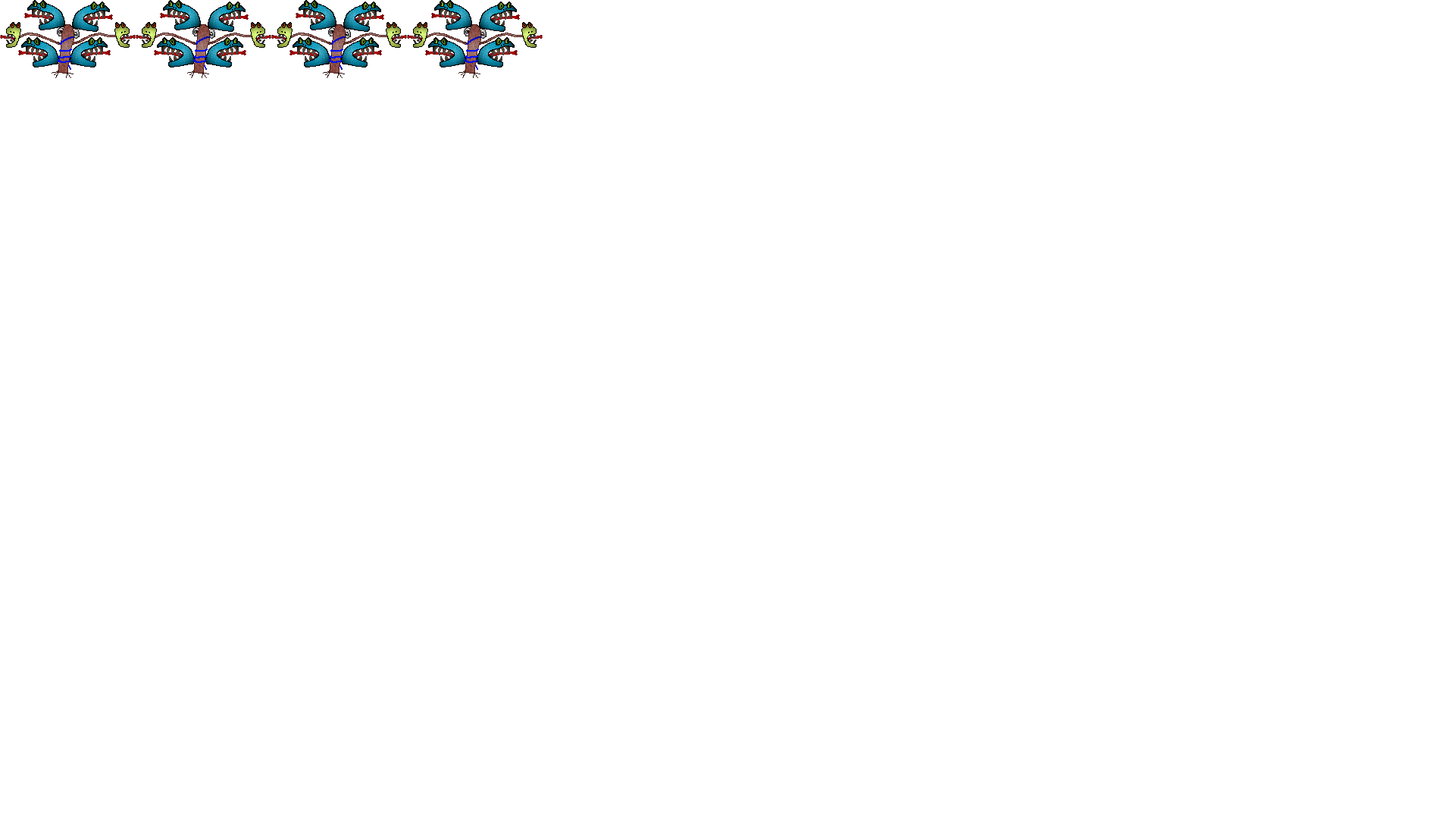
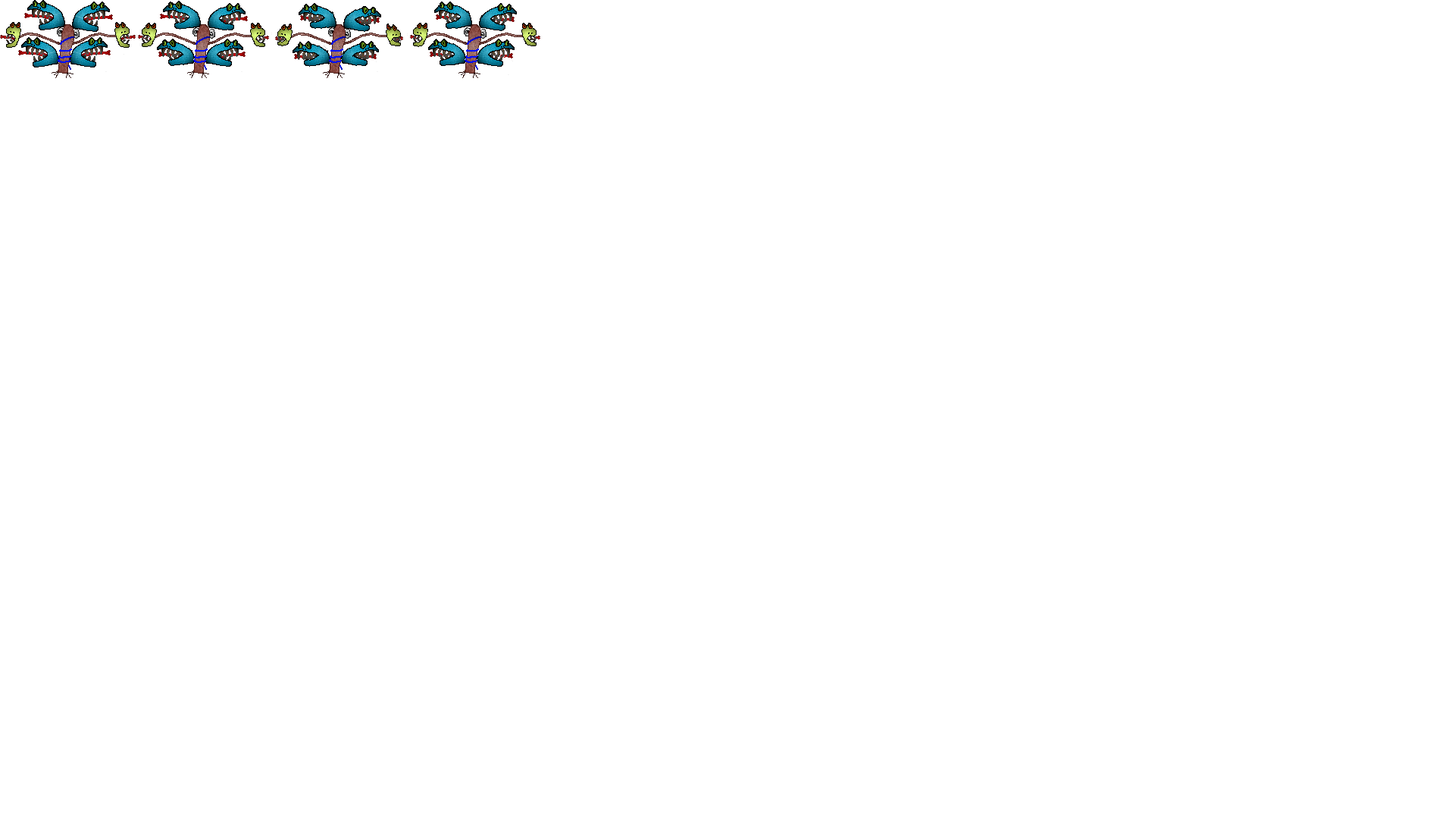
Layered file, before and after one edit (1455x819). Changes by layer:
added group "Right Head #1" with 3 layers in group "Arms copy" over (115, 21, 541, 55)
added layer "Top Half #5" in group "Right Head #1" over (115, 21, 538, 42)
renamed "Right Head" to "Bottom Half #5", moved it into group "Right Head #1", painted on it over (115, 21, 543, 48)
added layer "Tongue #2" in group "Right Head #1" over (119, 34, 541, 55)
added group "Left Head #1" with 3 layers in group "Arms copy" over (0, 21, 428, 48)
added layer "Top Half #4" in group "Left Head #1" over (6, 21, 428, 42)
renamed "Left Head" to "Bottom Half #4", moved it into group "Left Head #1", painted on it over (0, 21, 428, 48)
added group "Lower Right" with 3 layers in group "Heads" over (72, 37, 515, 76)
added layer "Top Half #3" in group "Lower Right" over (72, 37, 515, 60)
renamed "Head Lower Right" to "Bottom Half #3", moved it into group "Lower Right", painted on it over (72, 37, 518, 68)
added layer "Head Lower Right Tongue" in group "Lower Right" over (81, 50, 514, 76)
added group "Lower Left" with 3 layers in group "Heads" over (18, 37, 467, 68)
added layer "Top Half #2" in group "Lower Left" over (25, 37, 464, 60)
renamed "Head Lower Left" to "Bottom Half #2", moved it into group "Lower Left", painted on it over (18, 37, 467, 68)
added layer "Head Lower Left Tongue" in group "Lower Left" over (25, 49, 460, 63)
added group "Upper Right" with 3 layers in group "Heads" over (74, 1, 517, 32)
added layer "Top Half #1" in group "Upper Right" over (74, 1, 517, 25)
renamed "Head Upper Right" to "Bottom Half #1", moved it into group "Upper Right", painted on it over (74, 1, 517, 32)
added group "Upper Left" with 3 layers in group "Heads" over (49, 0, 471, 31)
added layer "Top Half" in group "Upper Left" over (49, 0, 469, 22)
renamed "Head Upper Left" to "Bottom Half", moved it into group "Upper Left", painted on it over (49, 0, 471, 31)
…and 3 more changes (1 added, 2 painted, 2 renamed, 2 stack)
